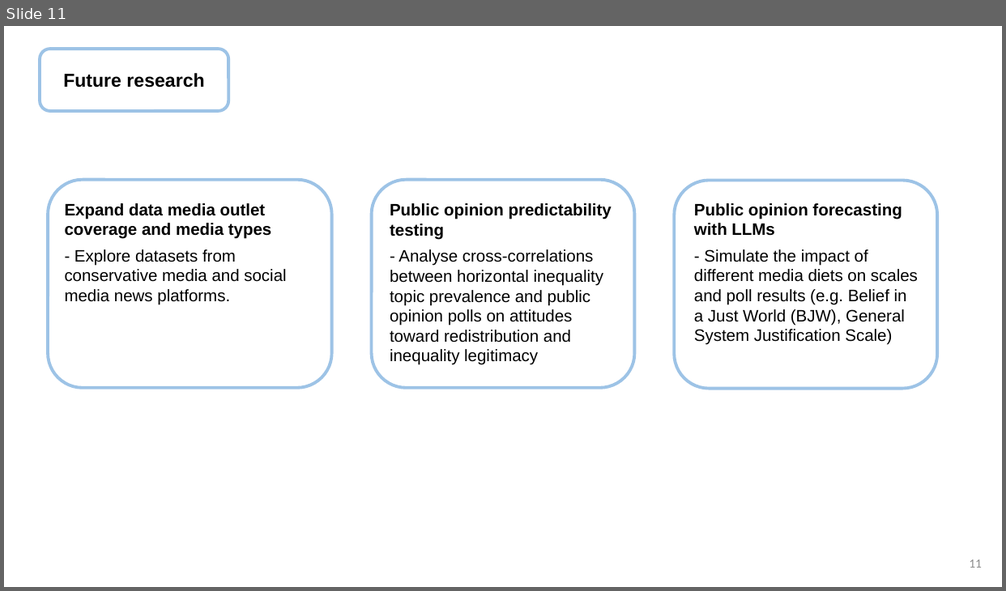
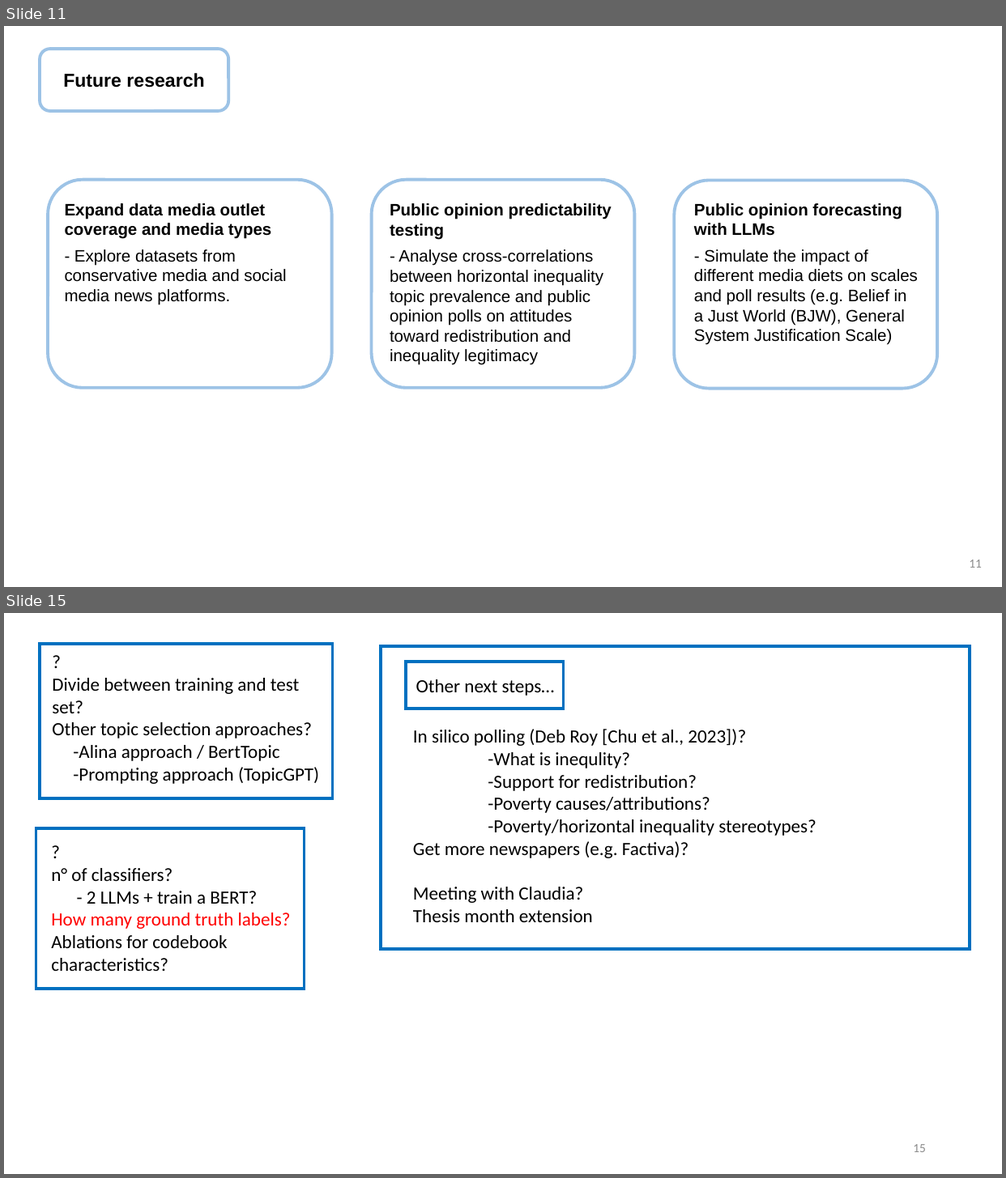
Before and after one commit to agustinapesce/econ_ineq_cluster_presentation, a slide deck: present_ppt.pptx. Shown one above the other, each under a label of ours: slide 11 before the commit, slides 11 and 15 after it; the slides between them are not shown. The pictures are 1006x591 and 1006x1178 pixels, drawn with LibreOffice and Linux fonts; fonts in the diff are those of the drawing. Boxes give left, top, right and bottom in pixels: in the first picture for what was removed or moved away, otherwise in the second. Text is boxed around its words. In the diff, an @@ line names an element or a change of style, - is before the commit and + after.

```diff
--- a/present_ppt.pptx
+++ b/present_ppt.pptx
@@ slide 15 added at box(4, 613, 1002, 1174), background #FFFFFF @@
@@ rectangle added at box(40, 644, 333, 798), outline #0070C0 3 pt @@
@@ rectangle added at box(381, 647, 970, 949), outline #0070C0 3 pt @@
@@ text added at box(52, 678, 319, 784), 18 pt, text #000000 @@
+?
+Divide between training and test set?
+Other topic selection approaches?
+-Alina approach / BertTopic
+-Prompting approach (TopicGPT)
@@ rectangle added at box(406, 662, 564, 709), outline #0070C0 3 pt @@
@@ text added at box(416, 679, 555, 696), 18 pt, text #000000 @@
+Other next steps…
@@ text added at box(413, 729, 816, 922), 18 pt, text #000000 @@
+In silico polling (Deb Roy [Chu et al., 2023])?
+-What is inequlity?
+-Support for redistribution?
+-Poverty causes/attributions?
+-Poverty/horizontal inequality stereotypes?
+Get more newspapers (e.g. Factiva)?
+Meeting with Claudia?
+Thesis month extension
@@ rectangle added at box(36, 828, 305, 990), outline #0070C0 3 pt @@
@@ text added at box(51, 868, 291, 971), 18 pt, text #000000 @@
+?
+n° of classifiers?
+- 2 LLMs + train a BERT?
+How many ground truth labels?
+Ablations for codebook characteristics?
@@ page number added at box(913, 1144, 926, 1152), 12 pt, text #8C8C8C @@
+15
```
Also in this commit, not shown: 3 other slides added, 11 other files.
